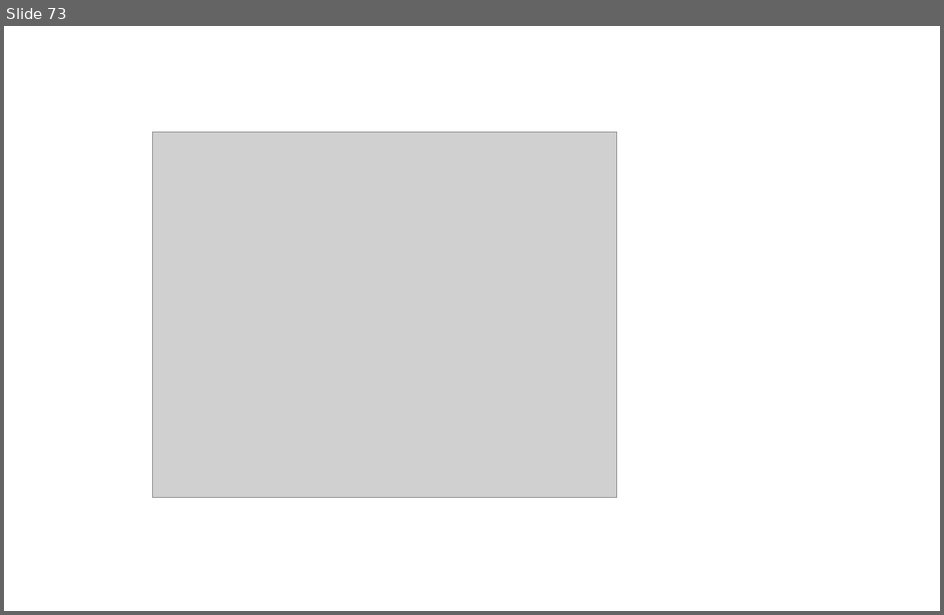
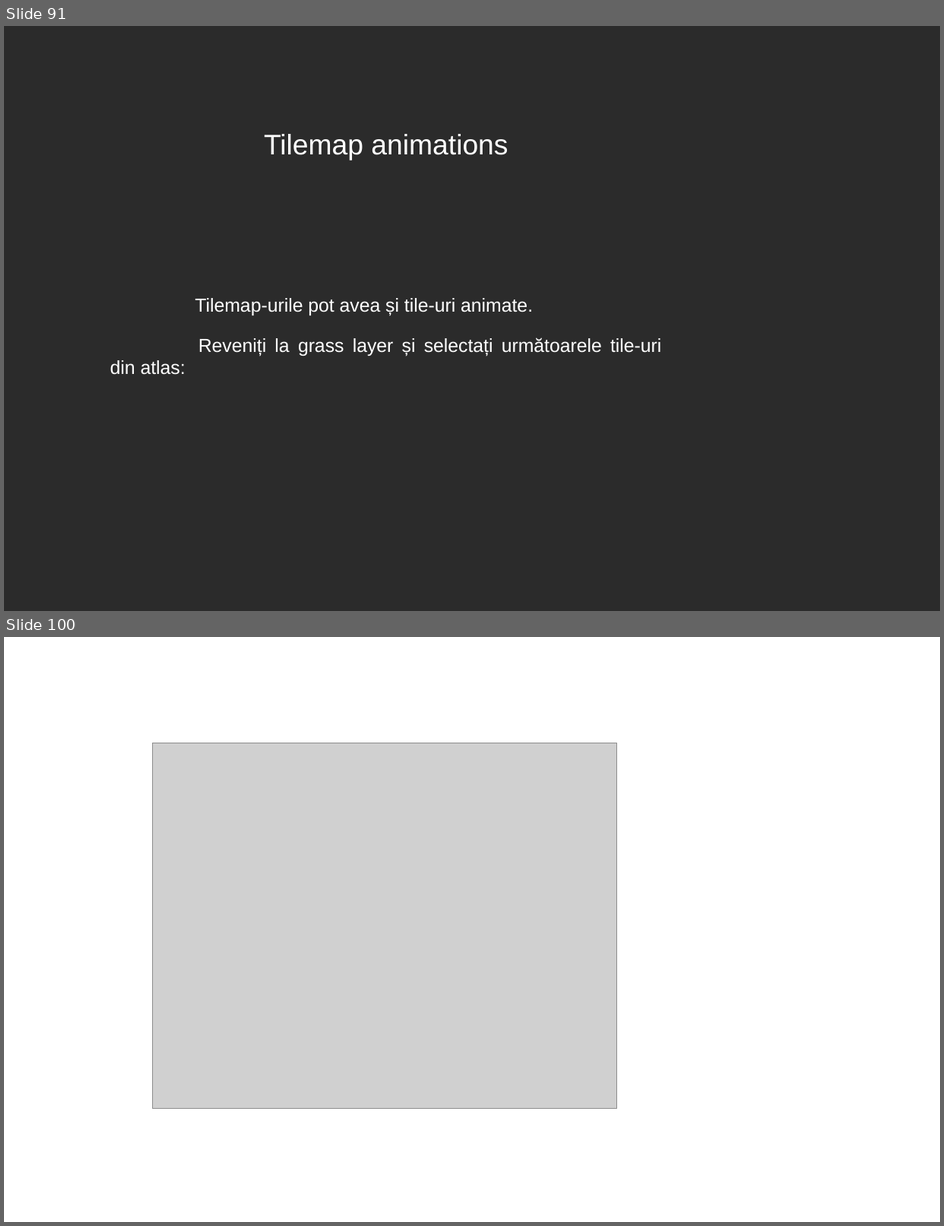
Before and after one commit to 0xspiderr/gdc-upt-presentations, a slide deck: presentation_1/1_introducere_in_godot.odp. Shown one above the other, each under a label of ours: slide 73 before the commit, slides 91 and 100 after it; the slides between them are not shown. The pictures are 944x615 and 944x1226 pixels, drawn with LibreOffice and Linux fonts; fonts in the diff are those of the drawing; grey boxes stand for pictures; background and template pictures are left out; a plain dark background stands for a picture behind light text. Boxes give left, top, right and bottom in pixels: in the first picture for what was removed or moved away, otherwise in the second. Text is boxed around its words. In the diff, an @@ line names an element or a change of style, - is before the commit and + after.

```diff
--- a/presentation_1/1_introducere_in_godot.odp
+++ b/presentation_1/1_introducere_in_godot.odp
@@ slide 91 added at (4, 26, 940, 611), background picture (left out) @@
@@ title added at (264, 134, 508, 161), 24 pt, text #FFFFFF @@
+Tilemap animations
@@ text added at (110, 298, 661, 375), 16 pt, text #FFFFFF @@
+Tilemap-urile pot avea și tile-uri animate.
+Reveniți la grass layer și selectați următoarele tile-uri din atlas:
@@ what was slide 73 is now slide 100 @@
```
Also in this commit, not shown: 10 slides changed, 27 other slides added, 1 slide removed, 19 other files.
